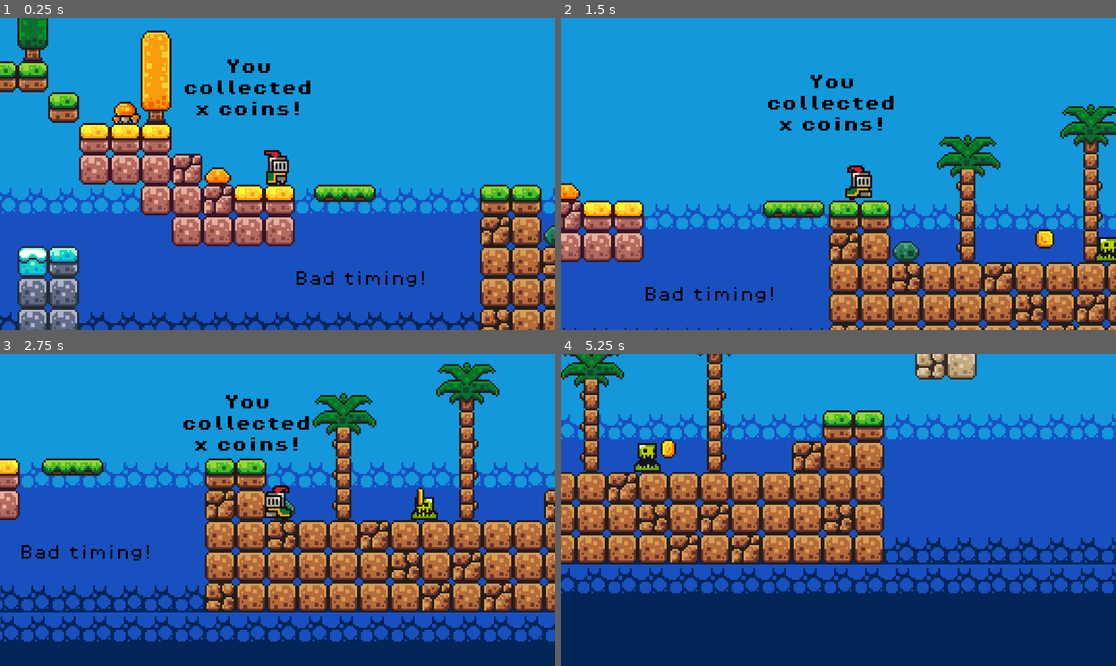
Above: before the commit, frames 1-4 (two rows, left to right).
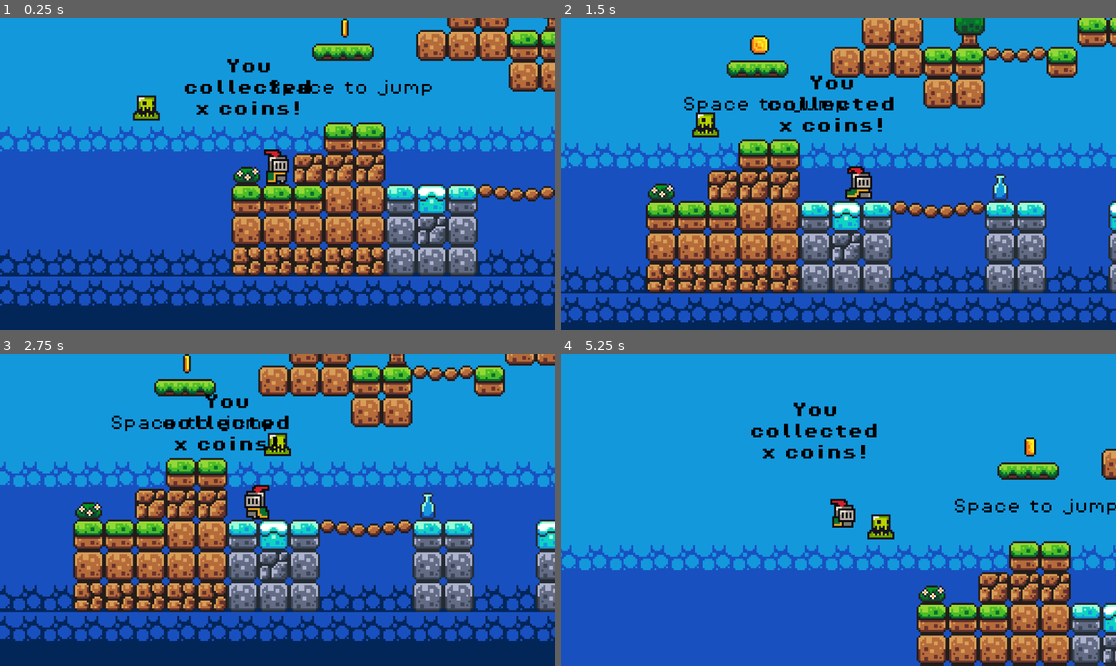
Above: after the commit, the same moments.

Repository: mribbons/BrackeysPrincess
Game: Godot game, scene res://scenes/game.tscn
Same seed, same stepped clock (60 frames per second), same inputs: the game is played once before the commit and once after it.
Inputs:
- Up to frame 1 (0.25 s): no input
- Up to frame 2 (1.5 s): hold D (move_right) from 0.53 s (still down); tap Space (jump) at 0.77 s
- Up to frame 3 (2.75 s): tap Space (jump) at 1.52 s; release D (move_right) at 2.03 s; hold A (move_left) from 2.03 s (still down)
- Up to frame 4 (5.25 s): release A (move_left) at 2.78 s; hold D (move_right) 2.78-4.28 s; tap Space (jump) at 3.02, 3.77, 4.52 s; hold A (move_left) 4.28-5.03 s; hold D (move_right) from 5.03 s (still down)

The runs differ from the first frame. In frame 1, 58% of the frame differs, in the area x 0-100%, y 0-100%; in frame 2, 59%; in frame 3, 49%; in frame 4, 75%.

Commit message:
player position

Diff:
--- a/scenes/coin.tscn
+++ b/scenes/coin.tscn
@@ -98,6 +98,45 @@
 
 [sub_resource type="CircleShape2D" id="CircleShape2D_ch3sy"]
 radius = 4.0
+
+[sub_resource type="Animation" id="Animation_wk4d3"]
+length = 0.001
+tracks/0/type = "value"
+tracks/0/imported = false
+tracks/0/enabled = true
+tracks/0/path = NodePath("AnimatedSprite2D:visible")
+tracks/0/interp = 1
+tracks/0/loop_wrap = true
+tracks/0/keys = {
+"times": PackedFloat32Array(0),
+"transitions": PackedFloat32Array(1),
+"update": 1,
+"values": [true]
+}
+tracks/1/type = "value"
+tracks/1/imported = false
+tracks/1/enabled = true
+tracks/1/path = NodePath("CollisionShape2D:disabled")
+tracks/1/interp = 1
+tracks/1/loop_wrap = true
+tracks/1/keys = {
+"times": PackedFloat32Array(0),
+"transitions": PackedFloat32Array(1),
+"update": 1,
+"values": [false]
+}
+tracks/2/type = "value"
+tracks/2/imported = false
+tracks/2/enabled = true
+tracks/2/path = NodePath("PickUpSound:playing")
+tracks/2/interp = 1
+tracks/2/loop_wrap = true
+tracks/2/keys = {
+"times": PackedFloat32Array(0),
+"transitions": PackedFloat32Array(1),
+"update": 1,
+"values": [false]
+}
 
 [sub_resource type="Animation" id="Animation_j00me"]
 resource_name = "pickup_animation"
@@ -152,45 +191,6 @@
 }]
 }
 
-[sub_resource type="Animation" id="Animation_wk4d3"]
-length = 0.001
-tracks/0/type = "value"
-tracks/0/imported = false
-tracks/0/enabled = true
-tracks/0/path = NodePath("AnimatedSprite2D:visible")
-tracks/0/interp = 1
-tracks/0/loop_wrap = true
-tracks/0/keys = {
-"times": PackedFloat32Array(0),
-"transitions": PackedFloat32Array(1),
-"update": 1,
-"values": [true]
-}
-tracks/1/type = "value"
-tracks/1/imported = false
-tracks/1/enabled = true
-tracks/1/path = NodePath("CollisionShape2D:disabled")
-tracks/1/interp = 1
-tracks/1/loop_wrap = true
-tracks/1/keys = {
-"times": PackedFloat32Array(0),
-"transitions": PackedFloat32Array(1),
-"update": 1,
-"values": [false]
-}
-tracks/2/type = "value"
-tracks/2/imported = false
-tracks/2/enabled = true
-tracks/2/path = NodePath("PickUpSound:playing")
-tracks/2/interp = 1
-tracks/2/loop_wrap = true
-tracks/2/keys = {
-"times": PackedFloat32Array(0),
-"transitions": PackedFloat32Array(1),
-"update": 1,
-"values": [false]
-}
-
 [sub_resource type="AnimationLibrary" id="AnimationLibrary_1x1oc"]
 _data = {
 "RESET": SubResource("Animation_wk4d3"),
--- a/scenes/game.tscn
+++ b/scenes/game.tscn
@@ -309,7 +309,7 @@
 
 [node name="Player" parent="." instance=ExtResource("1_q40wp")]
 z_index = 5
-position = Vector2(606, -76)
+position = Vector2(255, -43)
 
 [node name="ScoreLabel" type="Label" parent="Player"]
 unique_name_in_owner = true
